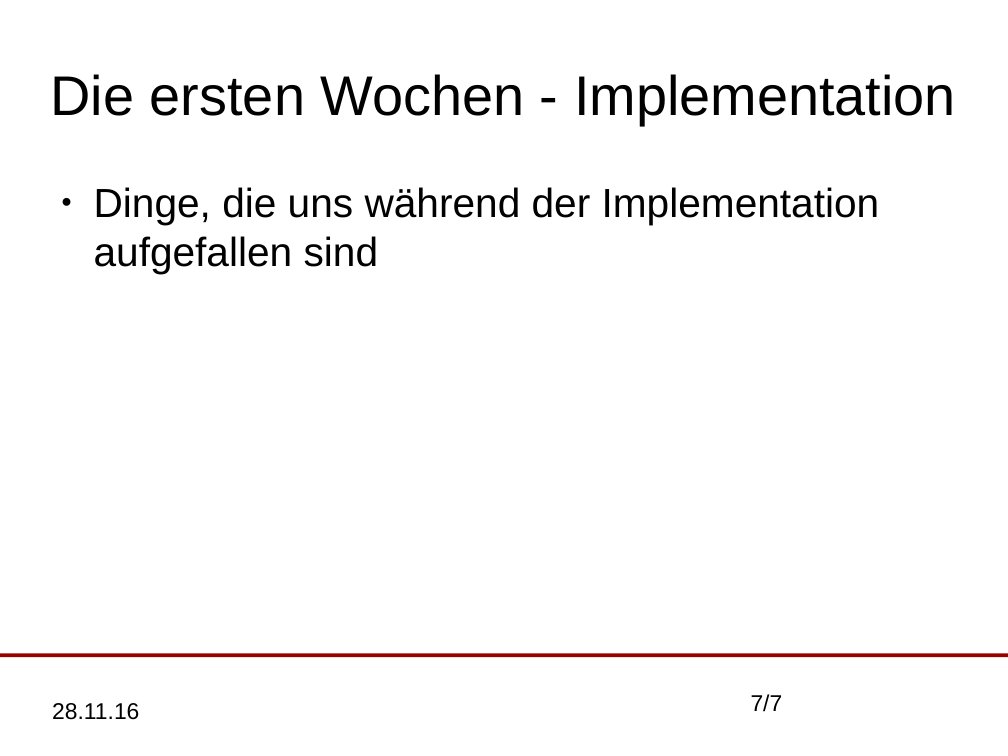
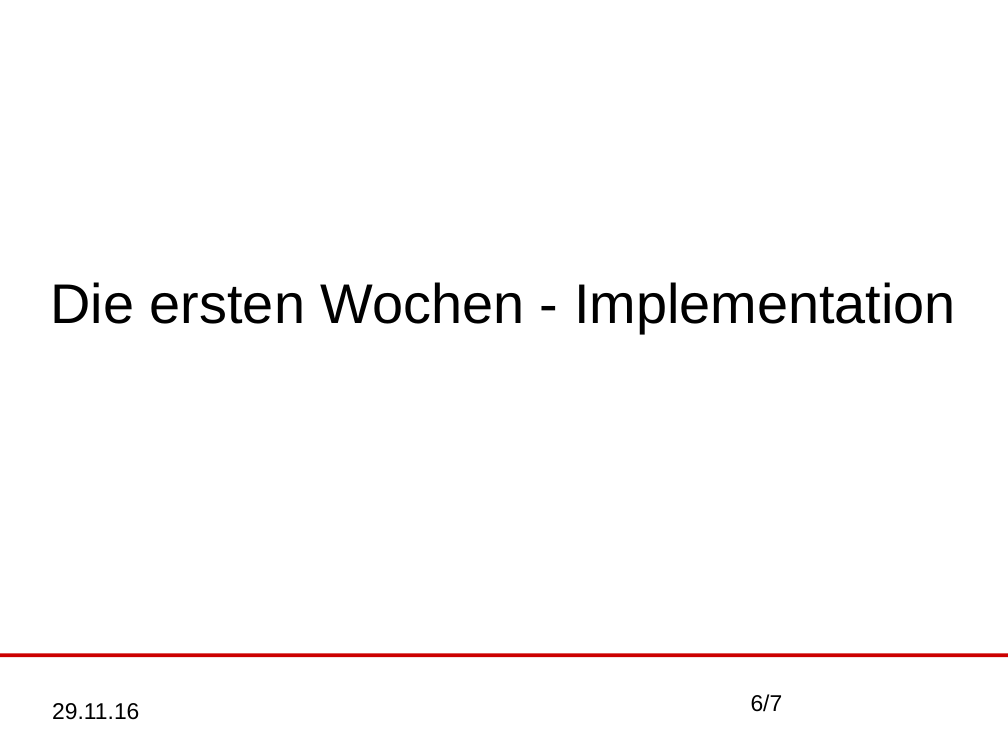
Before and after one commit to MaHusch/SWT-Project-Copy, a slide deck: slide 6 of organisation/Zwischenpräsentationen/Zwischenpräsentation.odp (slide 7 before the commit). Drawn at 1008x756 pixels with LibreOffice and Linux fonts; fonts in the diff are those of the drawing. Boxes give left, top, right and bottom in pixels: in the first picture for what was removed or moved away, otherwise in the second. Text is boxed around its words. In the diff, an @@ line names an element or a change of style, - is before the commit and + after.

```diff
--- a/organisation/Zwischenpräsentationen/Zwischenpräsentation.odp
+++ b/organisation/Zwischenpräsentationen/Zwischenpräsentation.odp
@@ text removed at bbox=[94, 187, 880, 274] @@
-● Dinge, die uns während der Implementation aufgefallen sind
@@ title "Die ersten Wochen - Implementation": place and size @@
-title "Die ersten Wochen - Implementation" at bbox=[51, 74, 956, 125]
+title "Die ersten Wochen - Implementation" at bbox=[51, 282, 956, 333]
@@ line (0, 656) - (1008, 656): stroke #990000 2.83 pt to #CC0000 2.83 pt @@
@@ text at bbox=[52, 703, 139, 720]: text changed @@
-28.11.16
+29.11.16
@@ page number at bbox=[751, 694, 783, 712]: text changed @@
-7/7
+6/7
```
Also in this commit, not shown: 5 other slides changed, 1 slide added, 1 slide removed, 3 other files.
